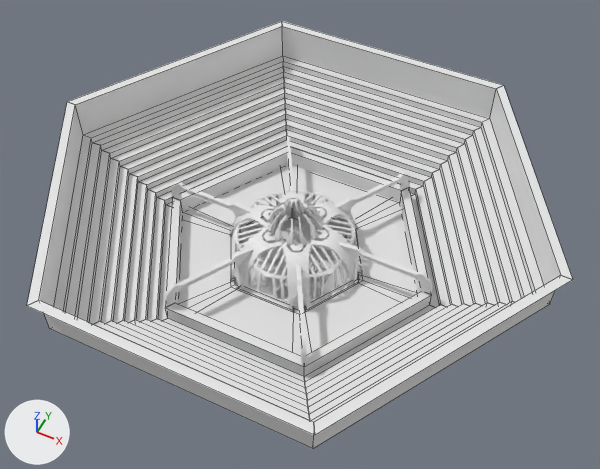
Renders of the FBX model Assets/3D Assets/arenaAutosmooth.fbx from each side of a commit.
Camera for both pictures: a camera (50 mm lens) standing at (35.8, -70.0, 95.2) and looking at (1.0, -0.3, 8.0). Lighting does not change. The marker at lower left points along +X, +Y and +Z. Mesh edges are drawn as thin lines on the coarser meshes. Where no turn or scale is listed for an object, it has been applied to the vertices. Vertices at the same position are counted once.

The first picture shows 'bridge', 'gate', 'lowerlayer', 'lowerpillar', 'lowerwall.001', 'tribune', 'upperlayer'.
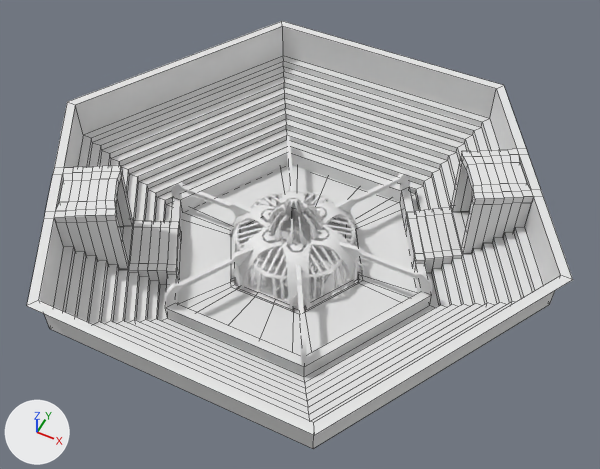
Boxes (x1, y1, x2, y2) around the edits, measured in the pictures (600 x 469 px):
part 1 of me_circle_001, added: after (293, 167, 389, 229)
part 2 of me_circle_001, added: after (198, 288, 294, 352)
part 3 of me_circle_002, built on: before (27, 102, 315, 449); after (27, 102, 182, 324)
part 4 of me_circle_002, built on: (400, 85, 573, 308) in both

The change in detail:
me_circle_001 is used by ob_upperlayer; location (0.0, 0.0, 2.8).
me_circle_001 had 120 vertices, 78 faces and spanned x -19.8..19.8, y -17.1..17.1, z -3.1..0.4.
me_circle_001 now has 164 vertices, 114 faces and spans x -19.8..19.8, y -17.1..17.1, z -3.1..0.4.
me_circle_001 part 1: 22 vertices added at x -5.1..5.1, y 8.8..17.1, z -2.8..0.4.
me_circle_001 part 2: 22 vertices added at x -5.1..5.1, y -17.1..-8.8, z -2.8..0.4.
me_circle_002 is used by ob_tribune; location (0.0, 0.0, 2.8).
me_circle_002 had 298 vertices, 144 faces and spanned x -37.1..37.1, y -32.1..32.1, z -0.3..14.9.
me_circle_002 now has 614 vertices, 610 faces and spans x -37.1..37.1, y -32.1..32.1, z -0.3..14.9.
me_circle_002 part 3: 50 vertices removed from x -37.1..-9.7, y -32.1..0.0, z -0.3..14.9; 232 vertices added at x -30.1..-12.2, y -20.1..-4.3, z -0.3..14.9.
me_circle_002 part 4: 48 vertices removed from x 9.7..37.1, y 0.0..32.1, z -0.3..14.9; 232 vertices added at x 12.2..30.1, y 4.3..20.1, z -0.3..14.9.
